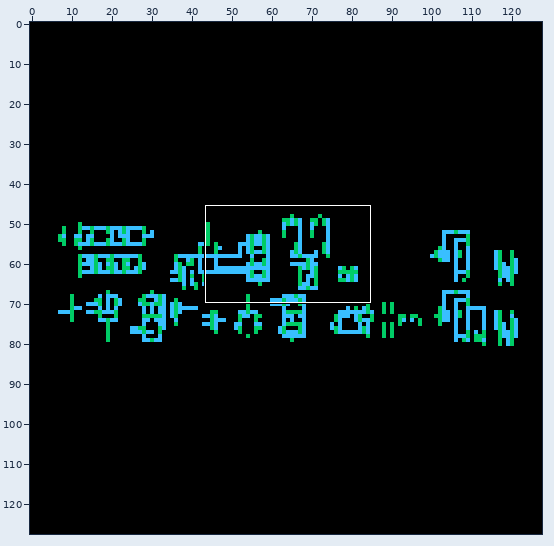
Two versions of one sprite sheet, RRIO_core/schematic/thumbnail_128x128.png. Above, an overview of the earlier version with the close-up marked.
Close-up. Old version:
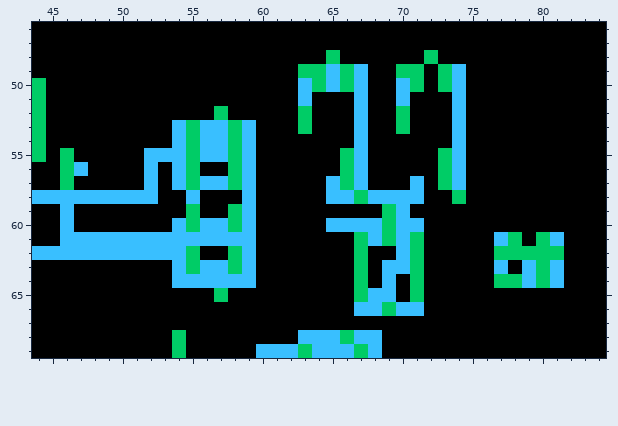
The file is 128x128 pixels. Shown: x 44..84, y 46..69.
After:
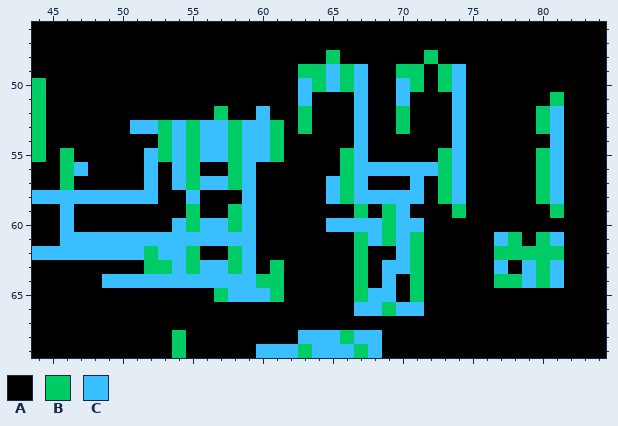
Palette (. is transparent): A #000000  B #00cc66  C #39bfff
Difference:
{"y":51,"x":81,"old":"A","new":"B"}
{"y":52,"x":60,"old":"A","new":"C"}
{"y":52,"x":80,"old":"AA","new":"BC"}
{"y":53,"x":51,"old":"AAA","new":"CCB"}
{"y":53,"x":60,"old":"AA","new":"CB"}
{"y":53,"x":80,"old":"AA","new":"BC"}
{"y":54,"x":53,"old":"A","new":"B"}
{"y":54,"x":60,"old":"AA","new":"CB"}
{"y":54,"x":81,"old":"A","new":"C"}
{"y":55,"x":53,"old":"C","new":"B"}
{"y":55,"x":60,"old":"AA","new":"CB"}
{"y":55,"x":80,"old":"AA","new":"BC"}
{"y":56,"x":68,"old":"AAAAA","new":"CCCCC"}
{"y":56,"x":80,"old":"AA","new":"BC"}
{"y":57,"x":80,"old":"AA","new":"BC"}
{"y":58,"x":66,"old":"CB","new":"BC"}
{"y":58,"x":73,"old":"AB","new":"BC"}
{"y":58,"x":80,"old":"AA","new":"BC"}
{"y":59,"x":67,"old":"A","new":"B"}
{"y":59,"x":74,"old":"A","new":"B"}
{"y":59,"x":81,"old":"A","new":"B"}
{"y":62,"x":52,"old":"C","new":"B"}
{"y":63,"x":52,"old":"AA","new":"BB"}
{"y":63,"x":61,"old":"A","new":"B"}
{"y":64,"x":49,"old":"AAAAA","new":"CCCCC"}
{"y":64,"x":60,"old":"AA","new":"BB"}
{"y":65,"x":58,"old":"AAAA","new":"CCCB"}
